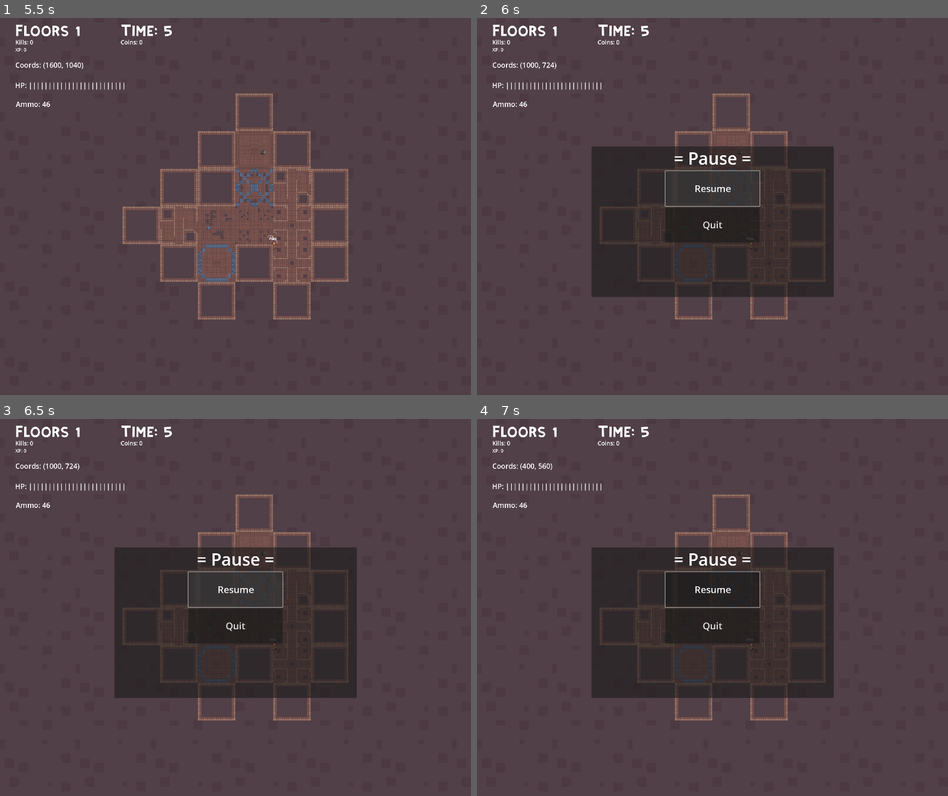
Above: before the commit, frames 1-4 (two rows, left to right).
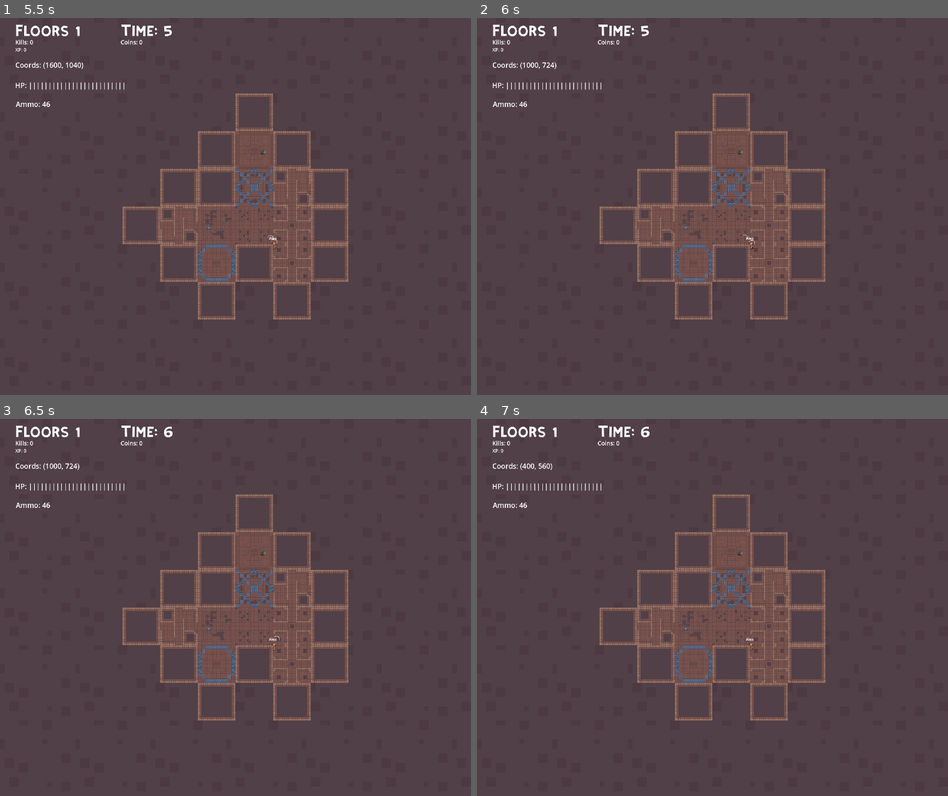
Above: after the commit, the same moments.

Repository: jaxonavena/Calamity
Game: Godot game, scene res://scenes/Character_Creator.tscn
Same seed, same stepped clock (60 frames per second), same inputs: the game is played once before the commit and once after it.
Inputs (mouse positions are in pixels of both pictures, inside the frame that each line leads up to):
- Up to frame 1 (5.5 s): click (277, 274) at 0.52 s; type "Alex" at 0.6 s; click "CONFIRM" at 1.25 s; tap Enter at 2, 4.25 s; move the mouse to (339, 187) at 2.02 s; hold Right (ui_right) 2.03-2.78 s; hold E 2.03-2.78 s; tap Space (attack) at 2.75, 2.85, 5 s; move the mouse to (141, 225) at 2.77 s; hold Down (ui_down) 2.78-3.53 s; tap E at 3.05, 3.8, 4.55 s; move the mouse to (282, 123) at 3.52 s; press the mouse at (282, 123) at 3.53 s; hold Right (ui_right) 3.53-4.28 s; move the mouse to (211, 281) at 4.27 s; release the mouse at (211, 281) at 4.28 s; hold Up (ui_up) 4.28-5.03 s; tap Tab (switch_weapon) at 4.35 s; move the mouse to (376, 263) at 5.02 s; hold Left (ui_left) from 5.03 s (still down); hold E from 5.03 s (still down)
- Up to frame 2 (6 s): tap Escape (pause) at 5.65 s; release Left (ui_left) at 5.75 s; release E at 5.75 s; click (712, 187) at 5.75 s, where only the run after the commit has a clickable "Resume"
- Up to frame 3 (6.5 s): no input
- Up to frame 4 (7 s): tap Enter at 6.5 s; move the mouse to (571, 550) at 6.52 s; hold Left (ui_left) from 6.53 s (still down); tap E at 6.6 s

Frame 1 is identical in both runs. In frame 2, 20% of the frame differs, in the area x 24-76%, y 34-74%; in frame 3, 20%; in frame 4, 20%, in the area x 24-76%, y 2-74%.

Commit message:
Resume and quit buttons working good now

Diff:
--- a/calamity-godotproject/scenes/Character_Creator.tscn
+++ b/calamity-godotproject/scenes/Character_Creator.tscn
@@ -1,12 +1,12 @@
 [gd_scene load_steps=10 format=3 uid="uid://rbf7b58e3qc4"]
 
-[ext_resource type="Texture2D" uid="uid://ddt18x30kjjmp" path="res://Godot-Fontpack-d244bf6170b399a6d4d26a0d906058ddf2dafdf1/fonts/Assets 4/body/char_a_p1_0bas_humn_v01.png" id="1_clu5r"]
+[ext_resource type="Texture2D" uid="uid://ddt18x30kjjmp" path="res://art/body/char_a_p1_0bas_humn_v01.png" id="1_clu5r"]
 [ext_resource type="Script" path="res://scripts/character_creator.gd" id="1_gs0et"]
-[ext_resource type="Texture2D" uid="uid://dpg70eiwafm8x" path="res://Godot-Fontpack-d244bf6170b399a6d4d26a0d906058ddf2dafdf1/fonts/Assets 4/hair/char_a_p1_4har_bob1_v01.png" id="2_07trh"]
+[ext_resource type="Texture2D" uid="uid://dpg70eiwafm8x" path="res://art/hair/char_a_p1_4har_bob1_v01.png" id="2_07trh"]
 [ext_resource type="Script" path="res://scripts/body.gd" id="2_ks7au"]
-[ext_resource type="Texture2D" uid="uid://b0xun5rcnfovr" path="res://Godot-Fontpack-d244bf6170b399a6d4d26a0d906058ddf2dafdf1/fonts/Assets 4/outfit/char_a_p1_1out_boxr_v01.png" id="3_5077u"]
+[ext_resource type="Texture2D" uid="uid://b0xun5rcnfovr" path="res://art/outfit/char_a_p1_1out_boxr_v01.png" id="3_5077u"]
 [ext_resource type="Script" path="res://scripts/hair.gd" id="4_in7pi"]
-[ext_resource type="Texture2D" uid="uid://7rd0x02oxatk" path="res://Godot-Fontpack-d244bf6170b399a6d4d26a0d906058ddf2dafdf1/fonts/Assets 4/accessories/char_a_p1_5hat_pfht_v04.png" id="4_n3u0l"]
+[ext_resource type="Texture2D" uid="uid://7rd0x02oxatk" path="res://art/accessories/char_a_p1_5hat_pfht_v04.png" id="4_n3u0l"]
 [ext_resource type="Script" path="res://scripts/outfit.gd" id="6_pt14n"]
 [ext_resource type="Script" path="res://scripts/accessory.gd" id="8_puxo0"]
 
--- a/calamity-godotproject/scenes/dungeon_generator.tscn
+++ b/calamity-godotproject/scenes/dungeon_generator.tscn
@@ -21,7 +21,7 @@
 [ext_resource type="PackedScene" uid="uid://dmcdsfapb015f" path="res://scenes/pause_menu.tscn" id="20_28ujn"]
 
 [node name="DungeonGenerator" type="Node2D"]
-process_mode = 3
+process_mode = 1
 script = ExtResource("1_vc0pt")
 room_scenes = [ExtResource("2_3kjpu"), ExtResource("3_wwpst"), ExtResource("4_87sco"), ExtResource("5_s571o"), ExtResou …(237 unchanged characters)…
 
--- a/calamity-godotproject/scenes/player.tscn
+++ b/calamity-godotproject/scenes/player.tscn
@@ -2,10 +2,10 @@
 
 [ext_resource type="Script" path="res://scripts/player.gd" id="1_d64db"]
 [ext_resource type="Texture2D" uid="uid://266tydyydbie" path="res://art/characters/player.png" id="2_y4q85"]
-[ext_resource type="Texture2D" uid="uid://ddt18x30kjjmp" path="res://Godot-Fontpack-d244bf6170b399a6d4d26a0d906058ddf2dafdf1/fonts/Assets 4/body/char_a_p1_0bas_humn_v01.png" id="3_0xlvr"]
-[ext_resource type="Texture2D" uid="uid://dpg70eiwafm8x" path="res://Godot-Fontpack-d244bf6170b399a6d4d26a0d906058ddf2dafdf1/fonts/Assets 4/hair/char_a_p1_4har_bob1_v01.png" id="4_atut4"]
-[ext_resource type="Texture2D" uid="uid://b0xun5rcnfovr" path="res://Godot-Fontpack-d244bf6170b399a6d4d26a0d906058ddf2dafdf1/fonts/Assets 4/outfit/char_a_p1_1out_boxr_v01.png" id="5_hu0ng"]
-[ext_resource type="Texture2D" uid="uid://7rd0x02oxatk" path="res://Godot-Fontpack-d244bf6170b399a6d4d26a0d906058ddf2dafdf1/fonts/Assets 4/accessories/char_a_p1_5hat_pfht_v04.png" id="6_iiggx"]
+[ext_resource type="Texture2D" uid="uid://ddt18x30kjjmp" path="res://art/body/char_a_p1_0bas_humn_v01.png" id="3_0xlvr"]
+[ext_resource type="Texture2D" uid="uid://dpg70eiwafm8x" path="res://art/hair/char_a_p1_4har_bob1_v01.png" id="4_atut4"]
+[ext_resource type="Texture2D" uid="uid://b0xun5rcnfovr" path="res://art/outfit/char_a_p1_1out_boxr_v01.png" id="5_hu0ng"]
+[ext_resource type="Texture2D" uid="uid://7rd0x02oxatk" path="res://art/accessories/char_a_p1_5hat_pfht_v04.png" id="6_iiggx"]
 [ext_resource type="Texture2D" uid="uid://dp3gxm2scrcxs" path="res://art/effects (new)/slash_effect_anim_f1.png" id="7_bslmm"]
 [ext_resource type="AudioStream" uid="uid://b10wort801t0g" path="res://art/sounds/punch-body-hit-joshua-chivers-2-2-00-00 (online-audio-converter.com).wav" id="8_kfqu1"]
 [ext_resource type="AudioStream" uid="uid://bq1cnekqoft2k" path="res://art/sounds/mixkit-quick-knife-slice-cutting-2152.wav" id="9_fhiyt"]
@@ -947,6 +947,7 @@
 scale_curve = SubResource("CurveXYZTexture_wg224")
 
 [node name="Player" type="CharacterBody2D"]
+process_mode = 1
 y_sort_enabled = true
 position = Vector2(0, -1)
 collision_layer = 3
--- a/calamity-godotproject/scripts/pause_menu.gd
+++ b/calamity-godotproject/scripts/pause_menu.gd
@@ -1,10 +1,26 @@
 extends Control
+
+func _ready():
+	# Hides the pause menu when the game starts
+	hide()
+	# Connects the "pause" action to the _on_pause_toggle function
+	InputMap.action_add_event("pause", InputEventKey.new())
+	InputMap.action_get_events("pause")[0].keycode = KEY_ESCAPE
+	process_mode = Node.PROCESS_MODE_ALWAYS
+
+func _input(event):
+	if event.is_action_pressed("pause"):
+		_on_pause_toggle()
+
+func _on_pause_toggle():
+	get_tree().paused = !get_tree().paused
+	visible = get_tree().paused
+	print("Pause toggled. Paused:", get_tree().paused)
+
+func _on_resume_pressed() -> void:
+	print("resume")
+	_on_pause_toggle()
 
 func _on_quit_pressed() -> void:
 	print("quit")
 	get_tree().quit()
-
-
-func _on_resume_pressed() -> void:
-	print("resume")
-	global_script.pause_game = false
